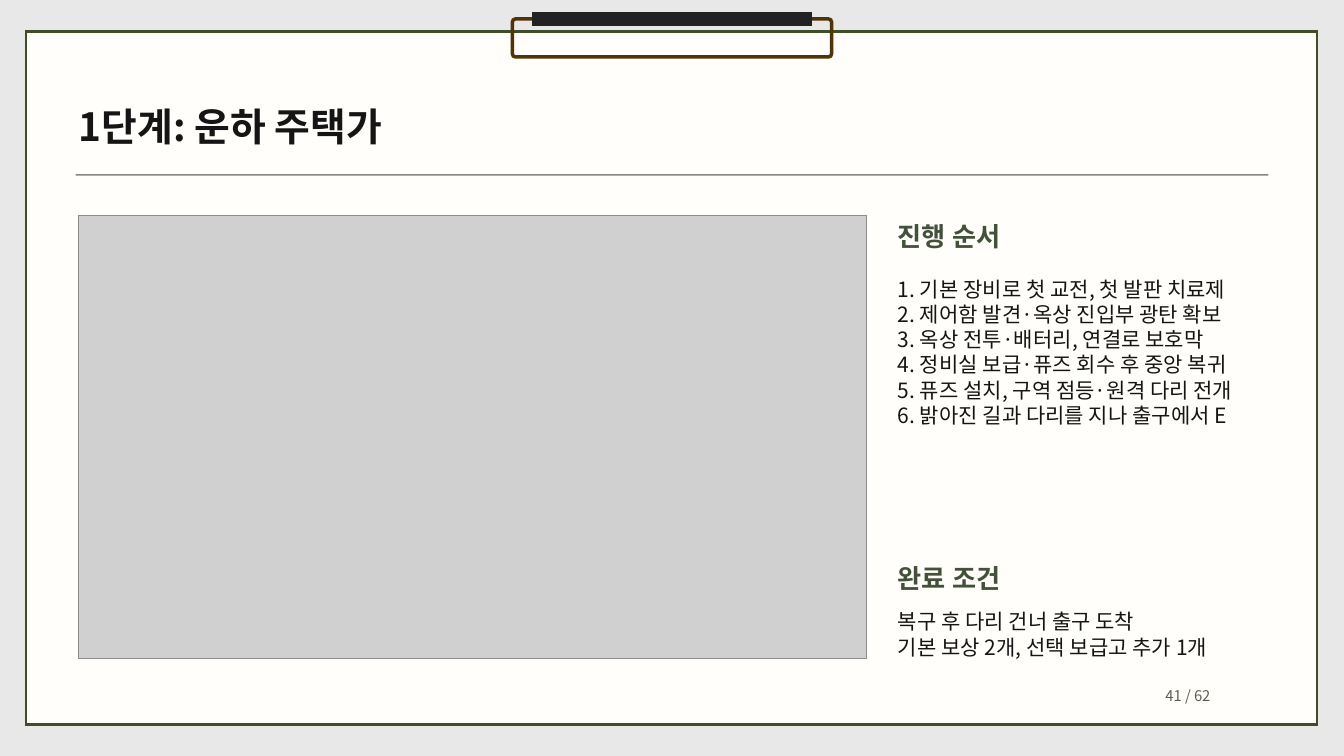
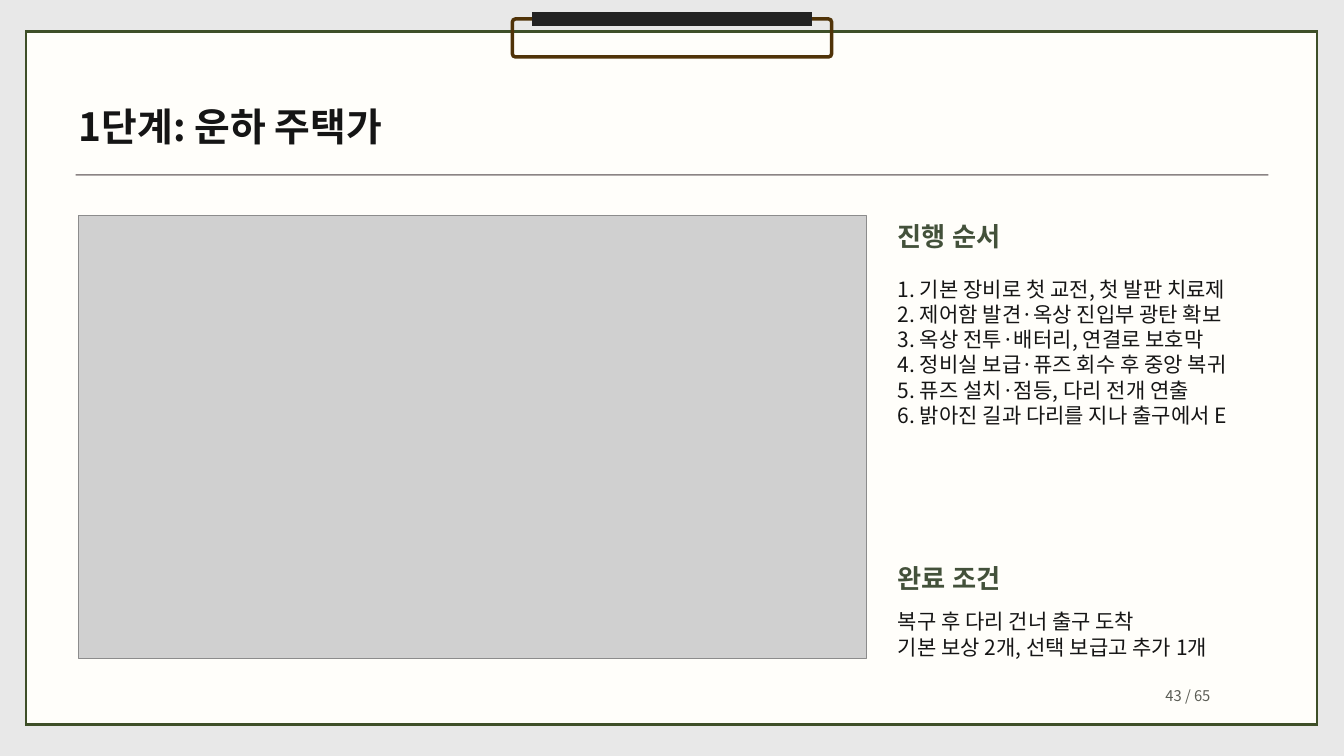
Before and after one commit to dbguswh/2Dgame_project, a slide deck: slide 43 of 2D게임프로그래밍 기획서.pptx (slide 41 before the commit). Drawn at 1344x756 pixels with LibreOffice and Linux fonts; fonts in the diff are those of the drawing; grey boxes stand for pictures. Boxes give left, top, right and bottom in pixels: in the first picture for what was removed or moved away, otherwise in the second. Text is boxed around its words. In the diff, an @@ line names an element or a change of style, - is before the commit and + after.

Commit message:
광륜과 구역별 침입자 및 다리 시점 연출을 기획에 반영

```diff
--- a/2D게임프로그래밍 기획서.pptx
+++ b/2D게임프로그래밍 기획서.pptx
@@ text at box(898, 380, 1189, 402): text changed @@
-5. 퓨즈 설치, 구역 점등·원격 다리 전개
+5. 퓨즈 설치·점등, 다리 전개 연출
@@ text at box(1165, 690, 1210, 701): text changed @@
-41 / 62
+43 / 65
```
Also in this commit, not shown: 60 other slides changed, 3 slides added, 1 other file.
